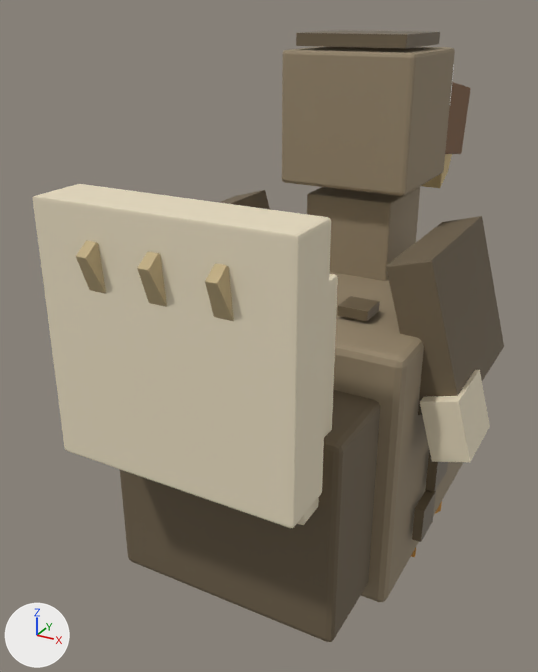
One commit to the glTF model public/models/pets/dodo.glb: the scene before it, then after it.
Before and after are seen from a 50 mm lens placed at (0.552, -1.271, 1.04), pointed at (-0.104, -0.08, 0.444). Every picture has the same lights, and +X, +Y and +Z are marked at lower left. The first picture is the older version. Where no turn or scale is listed for an object, it has been applied to the vertices. Vertices at exactly the same position are counted once.

Script lines for the objects in view, before the commit:
```python
ob_body = bpy.data.objects.new('body', me_body)
ob_body.location = (0.0, 0.0, 0.206)
ob_head = bpy.data.objects.new('head', me_head)
ob_head.location = (0.0, 0.11, 0.82)
ob_root = bpy.data.objects.new('root', None)
ob_root.location = (0.0, 0.0, -0.0789)
ob_root.scale = (1.1, 1.1, 1.1)
ob_tail = bpy.data.objects.new('tail', me_tail)
ob_tail.parent = ob_root
ob_tail.location = (0.0, -0.4, 0.56)
ob_tail.scale = (0.322, 0.0805, 0.322)
ob_wing_l = bpy.data.objects.new('wing.L', me_wing_l)
ob_wing_l.location = (0.23, -0.022, 0.579)
ob_wing_r = bpy.data.objects.new('wing.R', me_wing_r)
ob_wing_r.location = (-0.23, -0.022, 0.579)
```
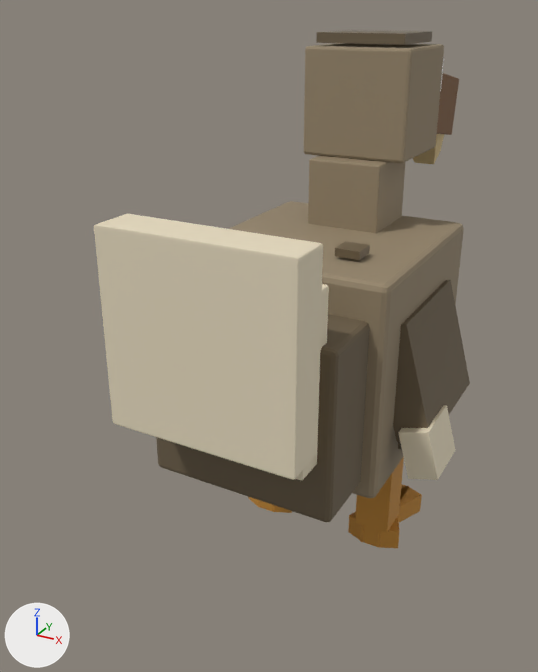
ob_root is not drawn itself; it is the parent of ob_tail.

Where the newer file only moved an object's origin or applied its transform, the numbers keep the older frame.

The change, as a list of edits to the scene's bpy script:
```text
Change me_body:
    used by ob_body; location = (0.0, 0.0, 0.206)
    remove me_body.from_pydata(...)  # 220 vertices, 404 faces; spans x -0.265..0.265, y -0.437..0.27, z -0.135..0.501
    add me_body.from_pydata(...)  # 220 vertices, 404 faces; spans x -0.217..0.217, y -0.377..0.203, z 0.053..0.573
    me_body part 1: the whole mesh is scaled about its middle by 0.819, then moved by (0.0, -0.004, 0.13)
Change me_head:
    used by ob_head; location = (0.0, 0.11, 0.82)
    remove me_head.from_pydata(...)  # 224 vertices, 400 faces; spans x -0.126..0.126, y -0.104..0.513, z -0.192..0.18
    add me_head.from_pydata(...)  # 224 vertices, 400 faces; spans x -0.103..0.103, y -0.056..0.449, z -0.125..0.18
    me_head part 2: the whole mesh is scaled about its middle by 0.819, then moved by (0.0, -0.008, 0.034)
Change me_tail:
    used by ob_tail; parent = ob_root; location = (0.0, -0.4, 0.56); scale = (0.322, 0.0805, 0.322)
    remove me_tail.from_pydata(...)  # 184 vertices, 348 faces; spans x -0.56..0.56, y -1.69..0.47, z -0.49..0.79
    add me_tail.from_pydata(...)  # 184 vertices, 348 faces; spans x -0.56..0.56, y -1.8..0.28, z -0.47..0.81
    me_tail part 3: the loose piece of 56 vertices spanning x -0.5..0.5, y -0.53..0.47, z -0.49..0.51 is moved by (0.0, -0.4, 0.02)
    me_tail part 4: the loose piece of 56 vertices spanning x -0.56..0.56, y -1.4..-0.4, z -0.34..0.79 is moved by (0.0, -0.4, 0.02)
Change me_wing_l:
    used by ob_wing_l; location = (0.23, -0.022, 0.579)
    remove me_wing_l.from_pydata(...)  # 112 vertices, 216 faces; spans x -0.063..0.111, y -0.188..0.141, z -0.234..0.107
    add me_wing_l.from_pydata(...)  # 112 vertices, 216 faces; spans x -0.083..0.059, y -0.175..0.094, z -0.289..-0.01
    me_wing_l part 5: the whole mesh is scaled about its middle by 0.819, then moved by (-0.037, -0.018, -0.086)
Change me_wing_r:
    used by ob_wing_r; location = (-0.23, -0.022, 0.579)
    remove me_wing_r.from_pydata(...)  # 112 vertices, 216 faces; spans x -0.065..0.083, y -0.188..0.141, z -0.242..0.106
    add me_wing_r.from_pydata(...)  # 112 vertices, 216 faces; spans x 0.024..0.145, y -0.175..0.094, z -0.288..-0.003
    me_wing_r part 6: the whole mesh is scaled about its middle by 0.819, then moved by (0.076, -0.018, -0.078)
Change ob_root:
    ob_root.location: (0.0, 0.0, -0.0789) -> (0.0, 0.0, 0.0258)
    ob_root.scale: (1.1, 1.1, 1.1) -> (0.897, 0.897, 0.897)
```

Location of each change, (x1, y1, x2, y2) in pixels of the pictures (538 x 672 px; the box of a moved part takes in the faces that stretch with it):
'tail', reshaped, moved, rescaled (23% narrower, 23% shorter)
    before: (33, 184, 338, 528)
    after: (94, 214, 329, 480)
'body', moved, rescaled (10% narrower, 20% shorter)
    before: (120, 187, 463, 642)
    after: (156, 156, 464, 522)
'head', moved, rescaled (17% narrower, 19% shorter)
    before: (282, 30, 470, 196)
    after: (304, 30, 459, 164)
'wing.L', moved, rescaled
    before: (386, 216, 504, 462)
    after: (393, 280, 470, 480)
'wing.R', moved, rescaled (not visible afterwards)
    before: (219, 190, 270, 209)
part 3 of me_tail, moved or reshaped
    before: (297, 274, 338, 525)
    after: (295, 284, 329, 480)
part 4 of me_tail, moved or reshaped
    before: (33, 184, 331, 528)
    after: (94, 214, 323, 480)
'leg.FL', unchanged, uncovered by the edit
    before: (411, 501, 442, 557)
    after: (348, 457, 422, 548)
